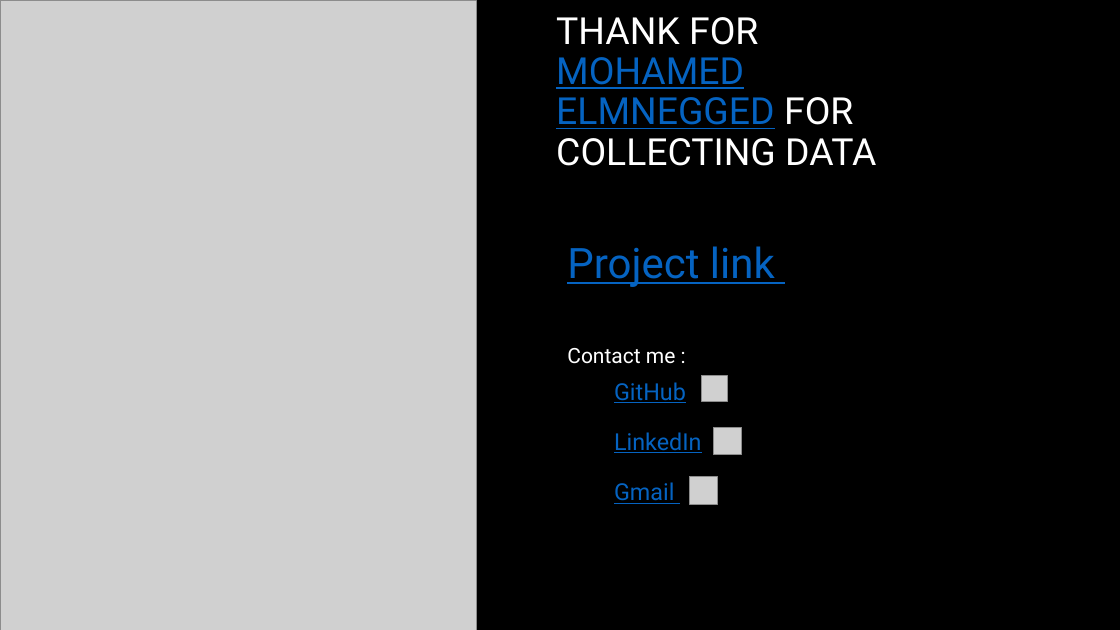
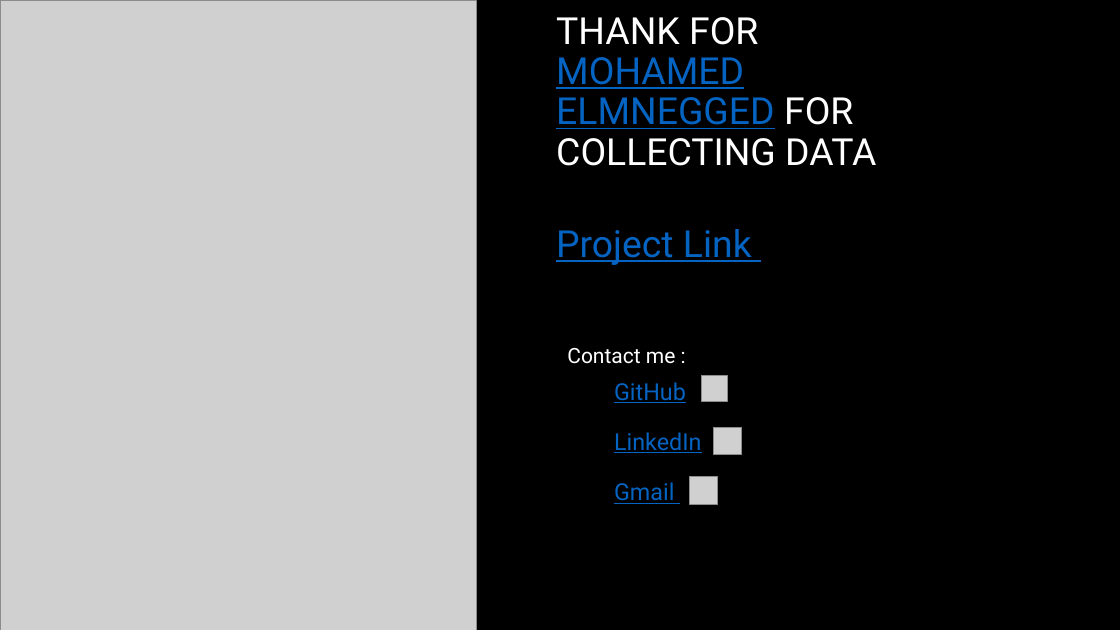
Before and after one commit to Mohamed28112003/Egyptian_Tech_Salary_2024, a slide deck: slide 23 of Analysis of Egyptian Tech Salaries 2024.pptx. Drawn at 1120x630 pixels with LibreOffice and Linux fonts; fonts in the diff are those of the drawing; grey boxes stand for pictures; background and template pictures are left out. Boxes give left, top, right and bottom in pixels: in the first picture for what was removed or moved away, otherwise in the second. Text is boxed around its words. In the diff, an @@ line names an element or a change of style, - is before the commit and + after.

Commit message:
final commit

```diff
--- a/Analysis of Egyptian Tech Salaries 2024.pptx
+++ b/Analysis of Egyptian Tech Salaries 2024.pptx
@@ text at (556, 229, 752, 265): text changed; size 36 to 32 pt @@
-Project link
+Project Link
```
